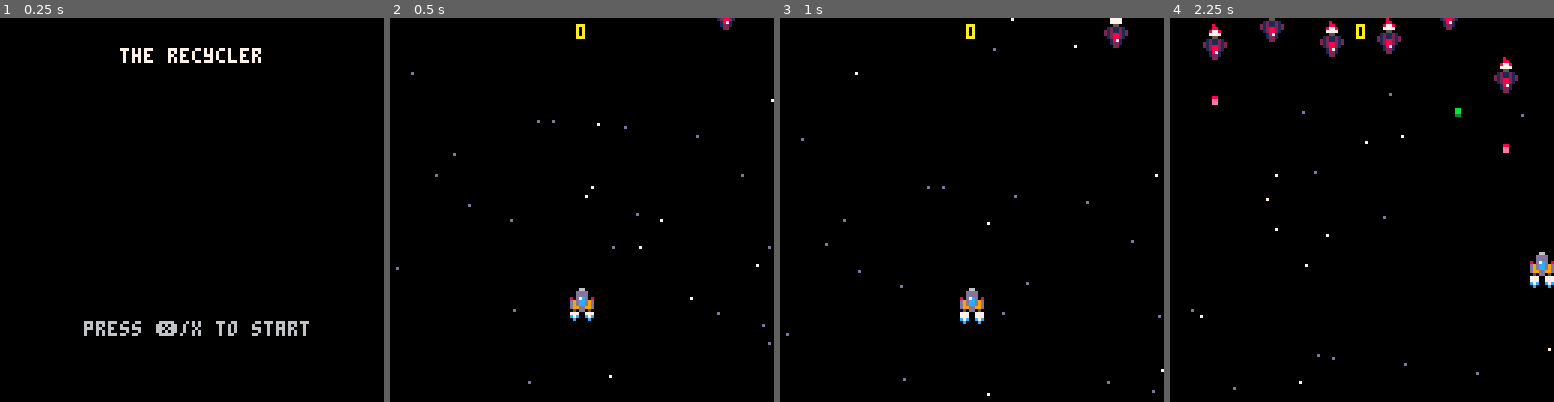
Above: before the commit, frames 1-4 (left to right).
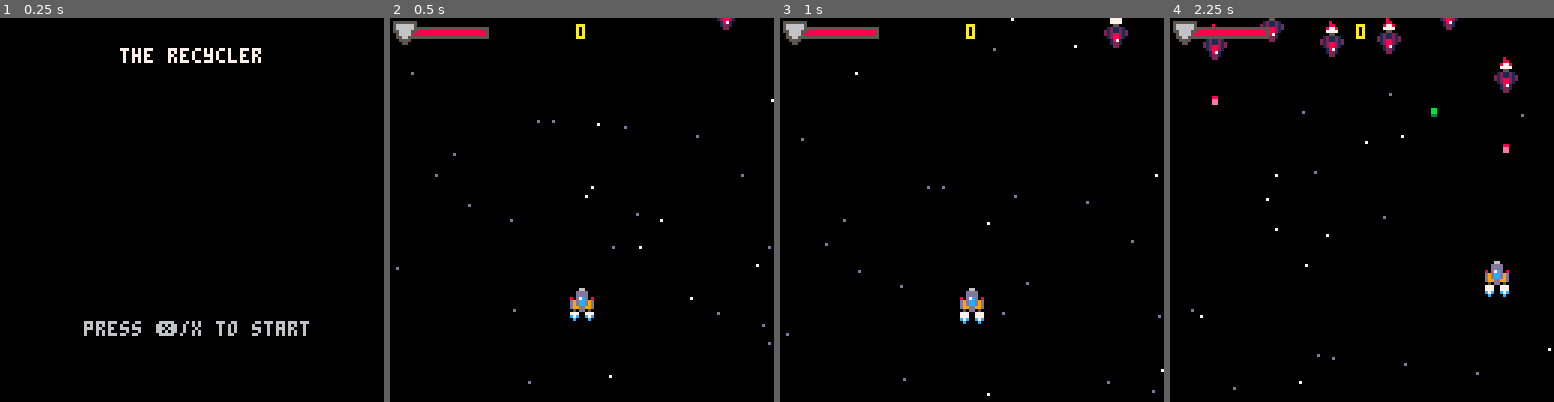
Above: after the commit, the same moments.

Repository: Sreaz0ne/the-recycler-p8
Game: PICO-8 cartridge the_recycler.p8
Two runs of this game, one before a commit and one after it. Both use one fixed random seed, a clock stepped at 60 frames per second and the inputs below.
Inputs:
- Up to frame 1 (0.25 s): no input
- Up to frame 2 (0.5 s): tap X (X key) at 0.33 s
- Up to frame 3 (1 s): no input
- Up to frame 4 (2.25 s): tap X (X key) at 1.07, 1.85 s; hold Right 1.6-2.1 s; hold Up from 2.15 s (still down)

Frame 1 is identical in both runs. In frame 2, 0.9% of the frame differs, in the area x 0-26%, y 0-8%; in frame 3, 0.9%; in frame 4, 1.7%, in the area x 0-100%, y 0-73%.

Commit message:
Add health bar on HUD

Diff:
--- a/the_recycler.p8
+++ b/the_recycler.p8
@@ -137,13 +137,7 @@
 		spr(b.sprt,b.x,b.y)
 	end
 	--** hud **
-	--score
-	print(
-		score,
-		h_txt_cntr(tostr(score)),
-		2,
-		10
-	)
+	drw_hud()
 end
 
 -- ** game over **
@@ -217,8 +211,9 @@
 		stype="p",
 		x=60,
 		y=90,
-		speed=2,
+		speed=1.5,
 		hp=3,
+		hpmax=3,
 		box={x1=2,x2=5,y1=1,y2=6},
 		sprt=0,
 		flamespr=16,
@@ -281,7 +276,6 @@
 	for e in all(enemies) do
 		if coll(e,plyr) then
 			plyr_take_dmg(1)
-			e_take_dmg(e,1)
 		end
 	end
 end
@@ -437,6 +431,28 @@
 			end
 		end
 	end
+end
+-->8
+--hud
+
+function drw_hud()
+	--score
+	print(
+		score,
+		h_txt_cntr(tostr(score)),
+		2,
+		10
+	)
+	--hp bar
+	rect(8,3,32,6,5)
+	rectfill(
+		8,
+		4,
+		9+(plyr.hp*(31-9)/plyr.hpmax),
+		5,
+		8
+	)
+	spr(50,1,1)
 end
 __gfx__
 00066000000066000066000000000000000000000000000000000000000000000000000000000000000000000000000000000000000000000000000000000000
@@ -463,13 +479,13 @@
 00187100000000000000000000000000000000000000000000000000000000000000000000000000000000000000000000000000000000000000000000000000
 00122100000000000000000000000000000000000000000000000000000000000000000000000000000000000000000000000000000000000000000000000000
 00022000000000000000000000000000000000000000000000000000000000000000000000000000000000000000000000000000000000000000000000000000
-000bb000000000000000000000000000000000000000000000000000000000000000000000000000000000000000000000000000000000000000000000000000
-000bb000000000000000000000000000000000000000000000000000000000000000000000000000000000000000000000000000000000000000000000000000
-00033000000000000000000000000000000000000000000000000000000000000000000000000000000000000000000000000000000000000000000000000000
-00000000000000000000000000000000000000000000000000000000000000000000000000000000000000000000000000000000000000000000000000000000
-00000000000000000000000000000000000000000000000000000000000000000000000000000000000000000000000000000000000000000000000000000000
-00000000000880000000000000000000000000000000000000000000000000000000000000000000000000000000000000000000000000000000000000000000
-00000000000ee0000000000000000000000000000000000000000000000000000000000000000000000000000000000000000000000000000000000000000000
-00000000000ee0000000000000000000000000000000000000000000000000000000000000000000000000000000000000000000000000000000000000000000
-
-
+000bb000000000005555555500000000000000000000000000000000000000000000000000000000000000000000000000000000000000000000000000000000
+000bb000000000005666666500000000000000000000000000000000000000000000000000000000000000000000000000000000000000000000000000000000
+00033000000000005666666500000000000000000000000000000000000000000000000000000000000000000000000000000000000000000000000000000000
+00000000000000005566665500000000000000000000000000000000000000000000000000000000000000000000000000000000000000000000000000000000
+00000000000000000566665000000000000000000000000000000000000000000000000000000000000000000000000000000000000000000000000000000000
+00000000000880000556655000000000000000000000000000000000000000000000000000000000000000000000000000000000000000000000000000000000
+00000000000ee0000055550000000000000000000000000000000000000000000000000000000000000000000000000000000000000000000000000000000000
+00000000000ee0000005500000000000000000000000000000000000000000000000000000000000000000000000000000000000000000000000000000000000
+
+
